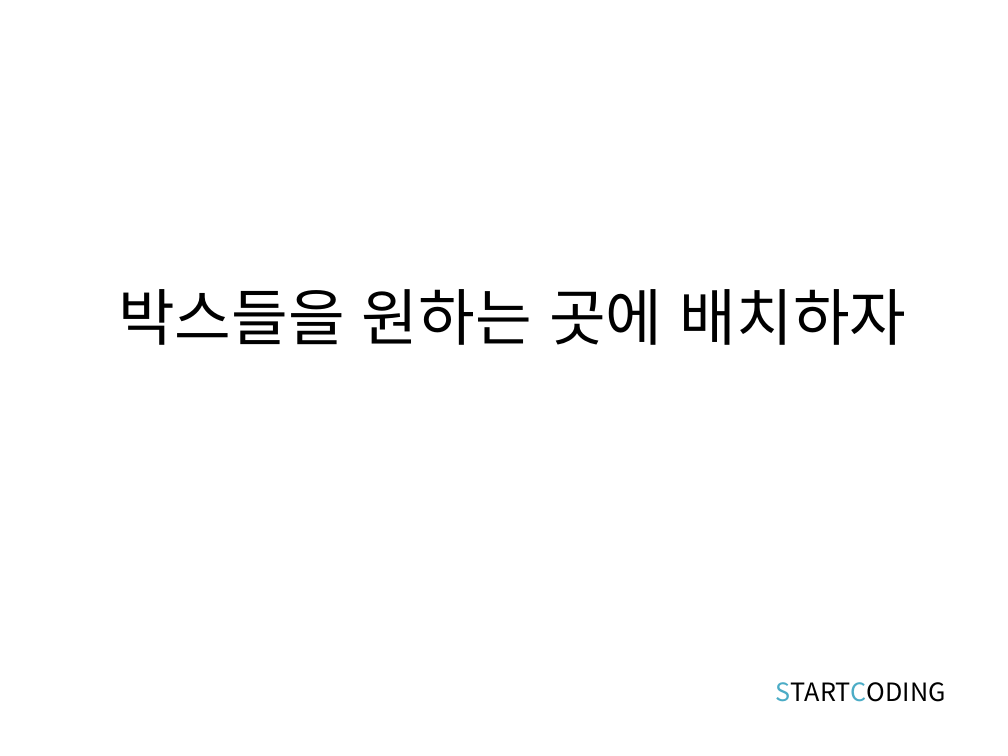
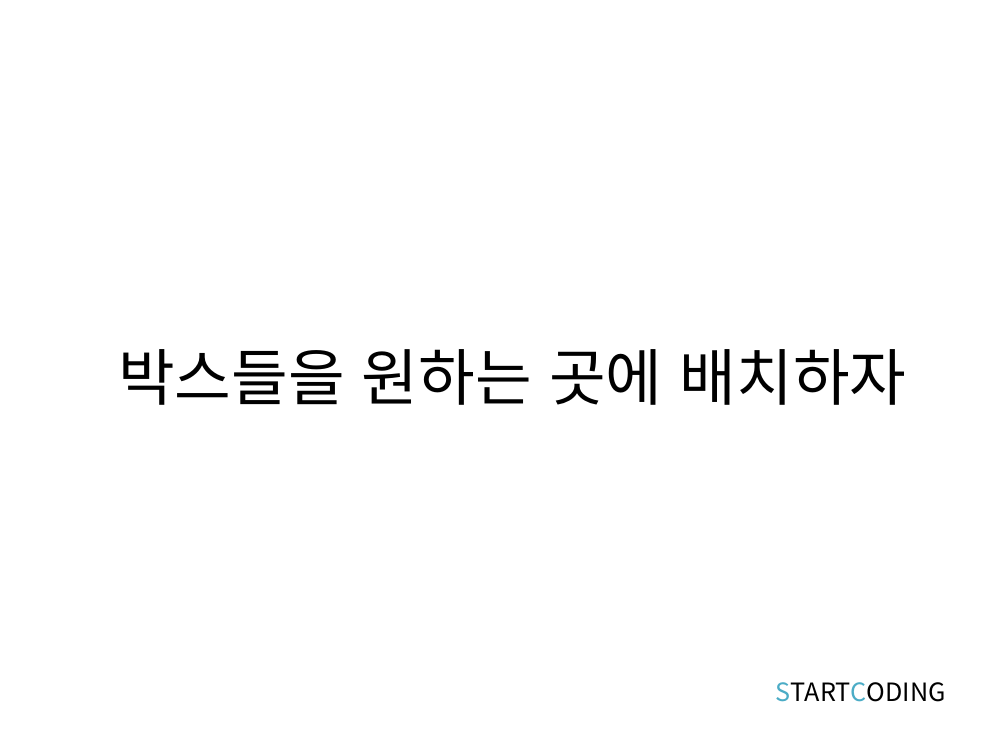
Before and after one commit to kwonkijun/web, a slide deck: slide 2 of 프론트엔드기초(PPT)/CSS3 6강_CSS 포지션.pptx. Drawn at 1008x756 pixels with LibreOffice and Linux fonts; fonts in the diff are those of the drawing. Boxes give left, top, right and bottom in pixels: in the first picture for what was removed or moved away, otherwise in the second. Text is boxed around its words. In the diff, an @@ line names an element or a change of style, - is before the commit and + after.

```diff
--- a/프론트엔드기초(PPT)/CSS3 6강_CSS 포지션.pptx
+++ b/프론트엔드기초(PPT)/CSS3 6강_CSS 포지션.pptx
@@ title "박스들을 원하는 곳에 배치하자" moved from (x1=118, y1=289, x2=907, y2=345) to (x1=118, y1=349, x2=907, y2=405) @@
```
Also in this commit, not shown: 1 other slide changed, 6 slides added, 1 other file.
